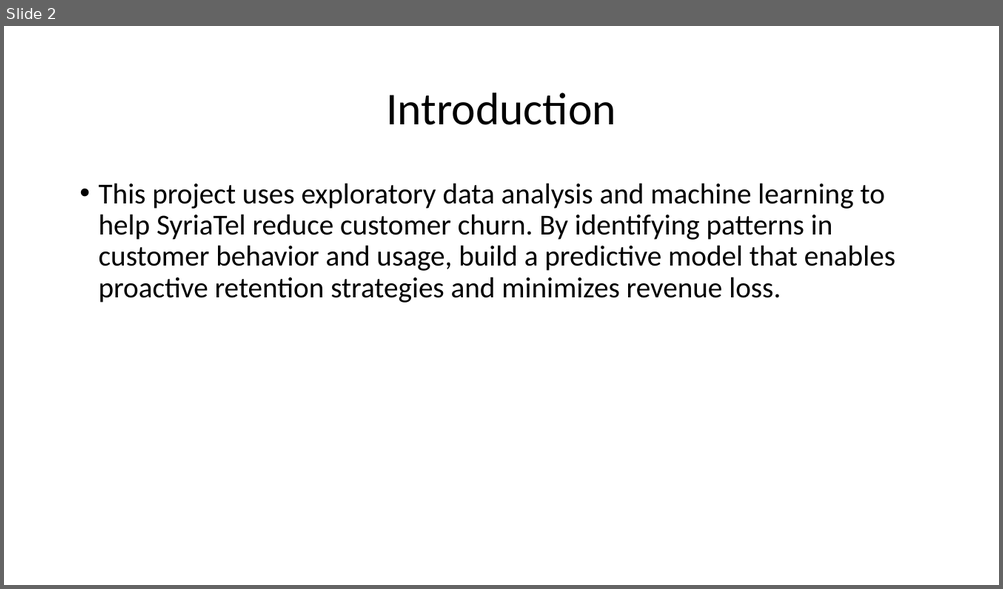
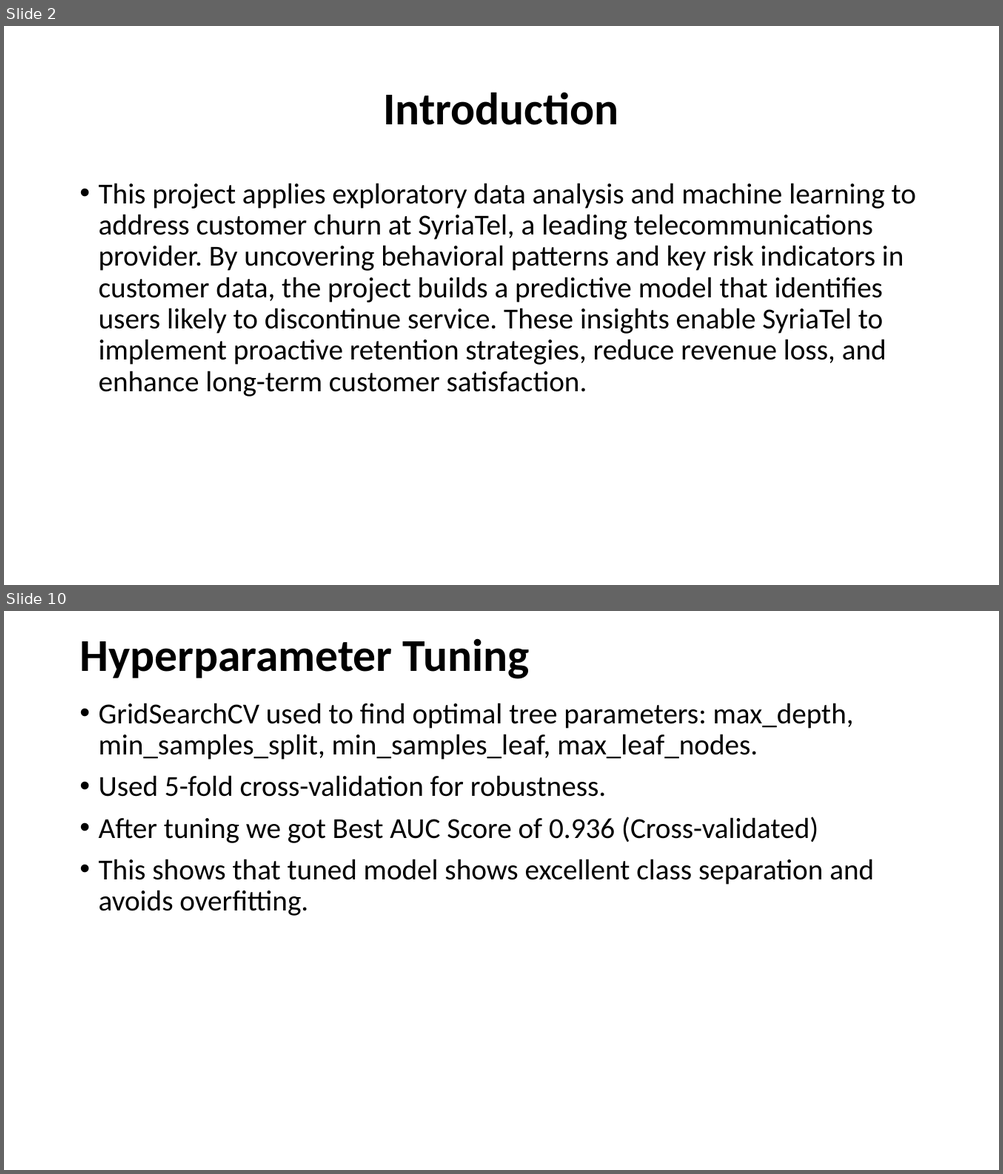
Before and after one commit to Dantonkip/Phase_3-project, a slide deck: Powepoint.pptx. Shown one above the other, each under a label of ours: slide 2 before the commit, slides 2 and 10 after it; the slides between them are not shown. The pictures are 1003x589 and 1003x1174 pixels, drawn with LibreOffice and Linux fonts; fonts in the diff are those of the drawing; background and template pictures are left out. Boxes give left, top, right and bottom in pixels: in the first picture for what was removed or moved away, otherwise in the second. Text is boxed around its words. In the diff, an @@ line names an element or a change of style, - is before the commit and + after.

```diff
--- a/Powepoint.pptx
+++ b/Powepoint.pptx
@@ slide 10 added at [4,611,999,1170], background picture (left out) @@
@@ title added at [79,638,529,679], 44 pt, text #000000, bold @@
+Hyperparameter Tuning
@@ text added at [99,703,874,916], 28 pt, text #000000 @@
+• GridSearchCV used to find optimal tree parameters: max_depth, min_samples_split, min_samples_leaf, max_leaf_nodes.
+• Used 5-fold cross-validation for robustness.
+• After tuning we got Best AUC Score of 0.936 (Cross-validated)
+• This shows that tuned model shows excellent class separation and avoids overfitting.
@@ slide 2 changed as well @@
@@ title "Introduction" at [383,92,618,125]: bold on @@
@@ text at [99,183,916,397]: text changed @@
-• This project uses exploratory data analysis and machine learning to help SyriaTel reduce customer churn. By identifying patterns in customer behavior and usage, build a predictive model that enables proactive retention strategies and minimizes revenue loss.
+• This project applies exploratory data analysis and machine learning to address customer churn at SyriaTel, a leading telecommunications provider. By uncovering behavioral patterns and key risk indicators in customer data, the project builds a predictive model that identifies users likely to discontinue service. These insights enable SyriaTel to implement proactive retention strategies, reduce revenue loss, and enhance long-term customer satisfaction.
```
Also in this commit, not shown: 1 other slide changed, 10 other slides added, 1 slide removed, 1 other file.
